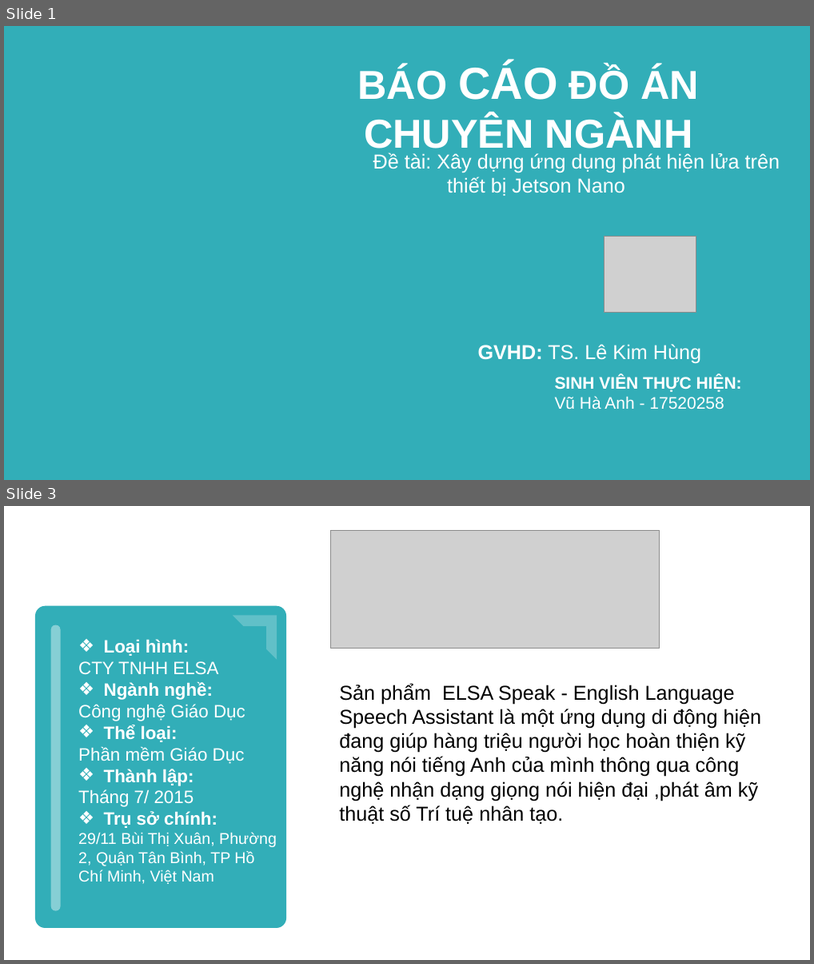
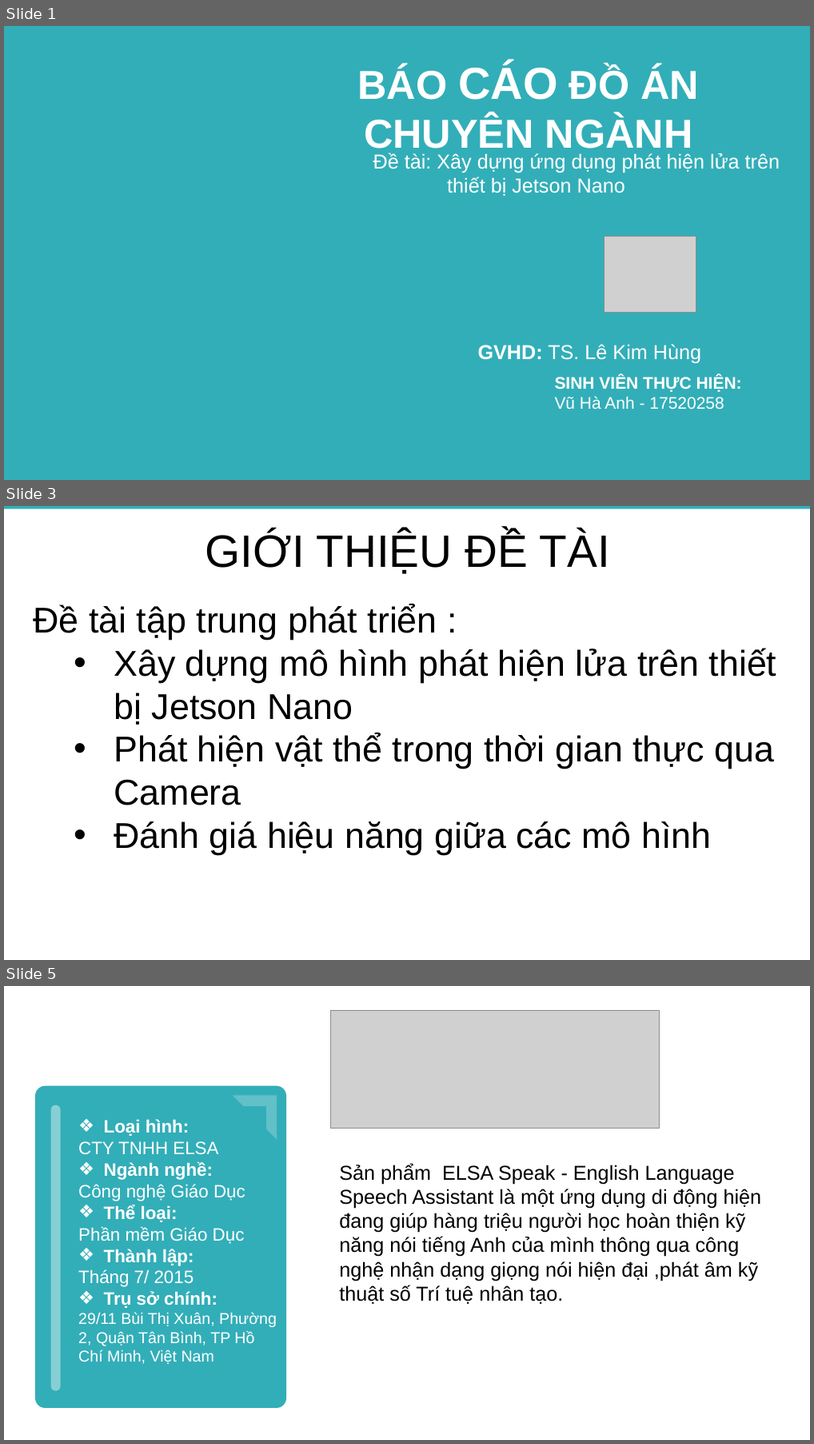
Before and after one commit to haanhvu010799/BaoCaoMonHoc, a slide deck: Đồ Án Chuyên Ngành/BAOCAOTHUCTAP.pptx. Shown one above the other, each under a label of ours: slides 1 and 3 before the commit, slides 1, 3 and 5 after it; the slides between them are not shown. The pictures are 814x964 and 814x1444 pixels, drawn with LibreOffice and Linux fonts; fonts in the diff are those of the drawing; grey boxes stand for pictures; background and template pictures are left out. Boxes give left, top, right and bottom in pixels: in the first picture for what was removed or moved away, otherwise in the second. Text is boxed around its words. In the diff, an @@ line names an element or a change of style, - is before the commit and + after.

```diff
--- a/Đồ Án Chuyên Ngành/BAOCAOTHUCTAP.pptx
+++ b/Đồ Án Chuyên Ngành/BAOCAOTHUCTAP.pptx
@@ slide 3 added at (x1=4, y1=506, x2=810, y2=960), background #FFFFFF @@
@@ rectangle added at (x1=4, y1=506, x2=810, y2=509), fill #32AEB8 @@
@@ text added at (x1=206, y1=531, x2=610, y2=574), 40.5 pt, text #000000 @@
+GIỚI THIỆU ĐỀ TÀI
@@ text added at (x1=34, y1=604, x2=778, y2=855), 32 pt, text #000000 @@
+Đề tài tập trung phát triển :
+  • Xây dựng mô hình phát hiện lửa trên thiết bị Jetson Nano
+  • Phát hiện vật thể trong thời gian thực qua Camera
+  • Đánh giá hiệu năng giữa các mô hình
@@ what was slide 3 is now slide 5 @@
```
Also in this commit, not shown: 1 slide changed, 1 other slide added, 3 other files.
